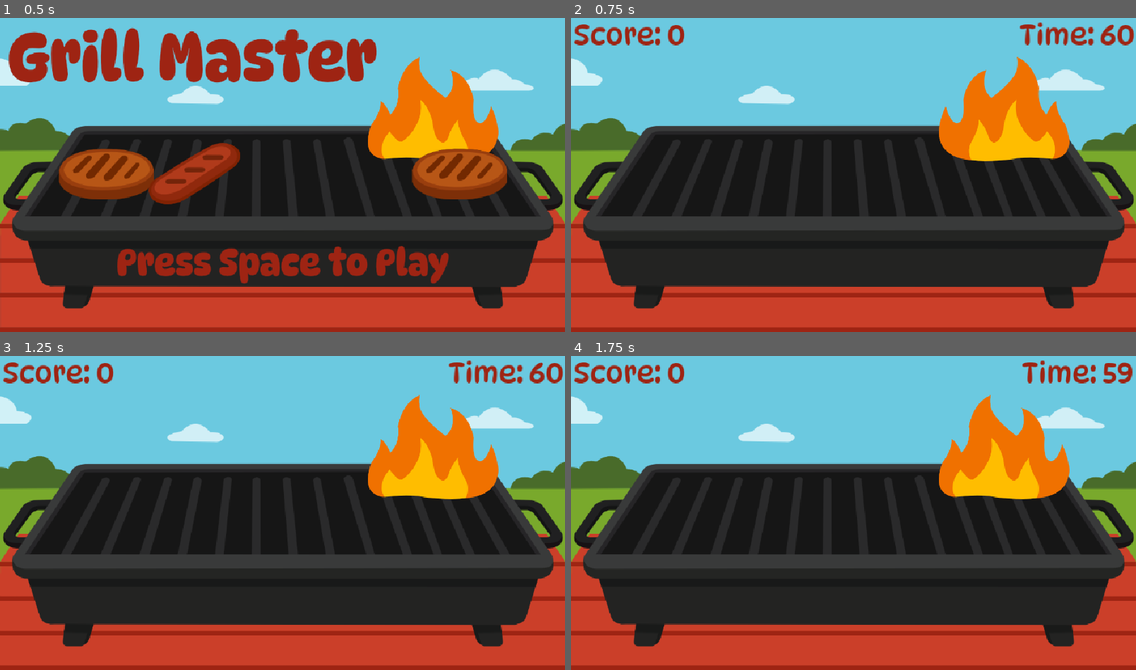
Above: before the commit, frames 1-4 (two rows, left to right).
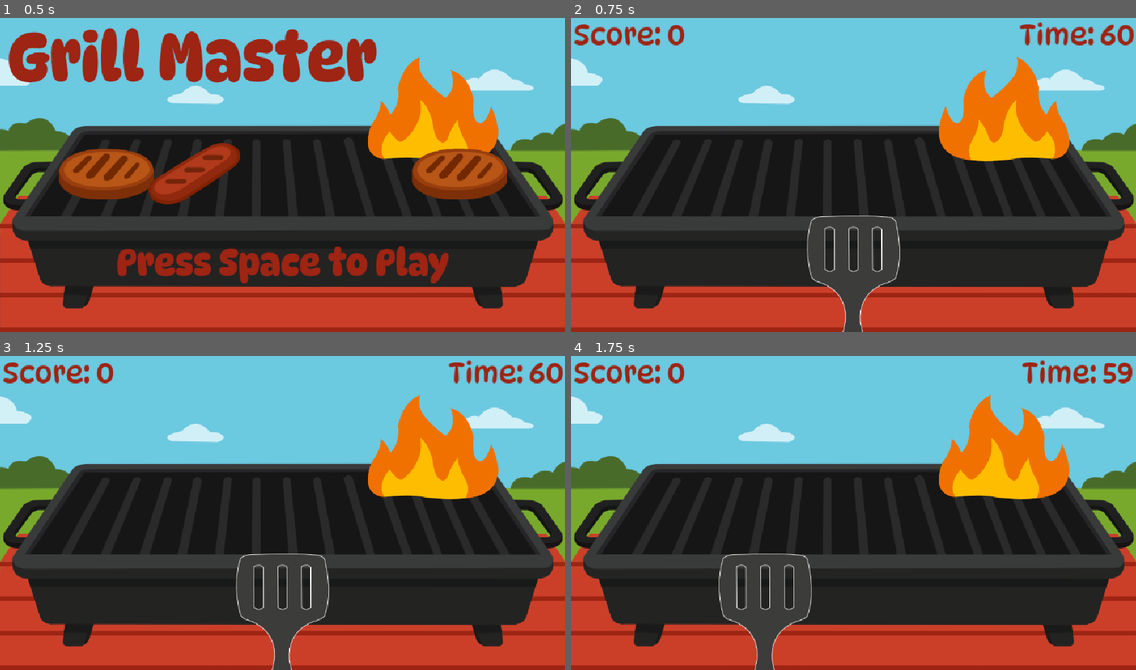
Above: after the commit, the same moments.

Repository: Allus-Interactive/30-days-of-summer-2025
Game: Godot game, scene res://scenes/menus/title_screen.tscn
Same seed, same stepped clock (60 frames per second), same inputs: the game is played once before the commit and once after it.
Inputs (mouse positions are in pixels of both pictures, inside the frame that each line leads up to):
- Up to frame 1 (0.5 s): no input
- Up to frame 2 (0.75 s): move the mouse to (977, 156) at 0.52 s; hold D (move_right) from 0.53 s (still down); tap Space (start) at 0.6 s; click (977, 156) at 0.67 s
- Up to frame 3 (1.25 s): keep holding D (move_right)
- Up to frame 4 (1.75 s): tap Enter at 1.25 s; move the mouse to (740, 525) at 1.27 s; release D (move_right) at 1.28 s; hold A (move_left) from 1.28 s (still down); tap Space (start) at 1.35 s

Frame 1 is identical in both runs. In frame 2, 2.6% of the frame differs, in the area x 41-59%, y 62-100%; in frame 3, 2.6%; in frame 4, 2.6%, in the area x 26-43%, y 62-100%.

Commit message:
implemented player movement and sprite

Diff:
--- a/scenes/grill_master.tscn
+++ b/scenes/grill_master.tscn
@@ -7,6 +7,7 @@
 [ext_resource type="Texture2D" uid="uid://eo7xll3s1jd1" path="res://assets/flame/flame_1.png" id="4_of3aw"]
 [ext_resource type="Theme" uid="uid://8n7hmf7q53wo" path="res://assets/themes/dynapuff.tres" id="6_u0tv4"]
 [ext_resource type="AudioStream" uid="uid://dfu527utrhcma" path="res://assets/sfx/sizzle_loop.mp3" id="7_of3aw"]
+[ext_resource type="PackedScene" uid="uid://bdhods3l4na3p" path="res://scenes/player/player.tscn" id="8_5jr27"]
 
 [sub_resource type="AtlasTexture" id="AtlasTexture_5jr27"]
 atlas = ExtResource("3_u0tv4")
@@ -98,5 +99,8 @@
 stream = ExtResource("7_of3aw")
 volume_db = -20.0
 
+[node name="Player" parent="." instance=ExtResource("8_5jr27")]
+position = Vector2(480, 400)
+
 [connection signal="timeout" from="GrillArea/FoodSpawnTimer" to="." method="_on_food_spawn_timer_timeout"]
 [connection signal="timeout" from="LevelTimer" to="." method="_on_level_timer_timeout"]
--- /dev/null
+++ b/scenes/player/player.gd
@@ -0,0 +1,23 @@
+extends Node2D
+
+
+var current_position: Vector2
+var max_left_pos: float = 180.0
+var max_right_pos: float = 780.0
+var move_gap: float = 150.0
+
+
+func _ready() -> void:
+	# start position of (480, 400)
+	current_position = global_position
+
+
+func _process(delta: float) -> void:
+	if Input.is_action_just_pressed("move_left"):
+		if current_position.x > max_left_pos:
+			global_position = Vector2(current_position.x - move_gap, 400)
+			current_position = global_position
+	if Input.is_action_just_pressed("move_right"):
+		if current_position.x < max_right_pos:
+			global_position = Vector2(current_position.x + move_gap, 400)
+			current_position = global_position
--- /dev/null
+++ b/scenes/player/player.tscn
@@ -0,0 +1,11 @@
+[gd_scene load_steps=3 format=3 uid="uid://bdhods3l4na3p"]
+
+[ext_resource type="Script" uid="uid://b56fr5kchjdjp" path="res://scenes/player/player.gd" id="1_dovo2"]
+[ext_resource type="Texture2D" uid="uid://dredp1q5vi4mb" path="res://assets/player/spatula.png" id="2_dovo2"]
+
+[node name="Player" type="Node2D"]
+script = ExtResource("1_dovo2")
+
+[node name="Sprite2D" type="Sprite2D" parent="."]
+position = Vector2(0, 100)
+texture = ExtResource("2_dovo2")
Binary file added: assets/player/spatula.png
Not shown, added: assets/player/spatula.png.import
Not shown: 1 places in scenes/grill_master.tscn that only renumber resources
Not shown, added: scenes/player/player.gd.uid
